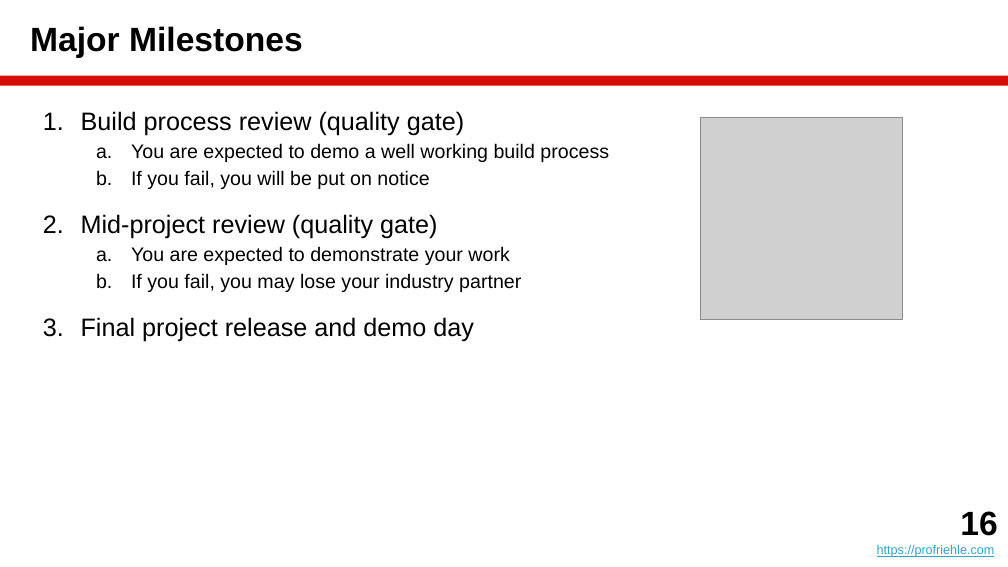
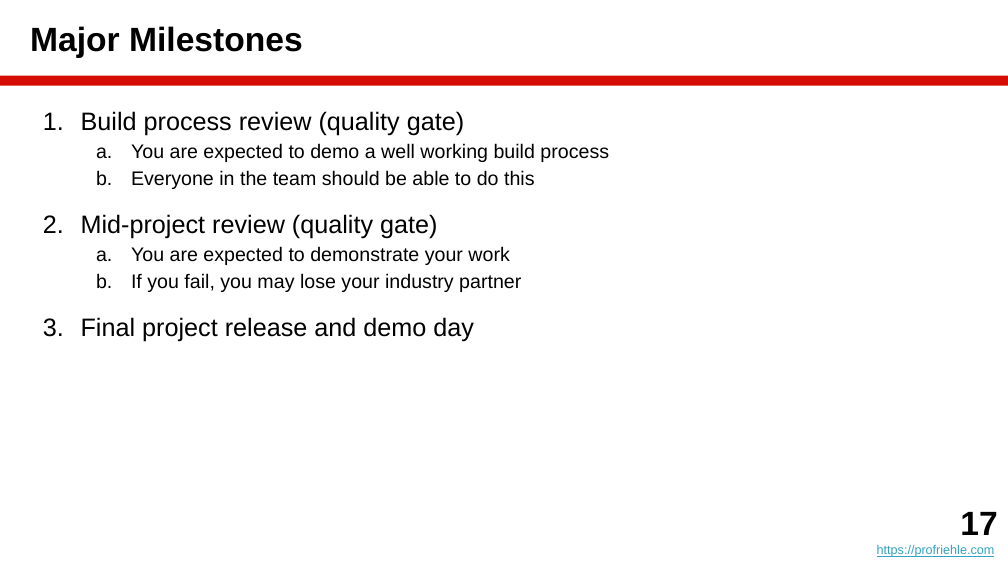
Before and after one commit to dirkriehle/amos-course, a slide deck: slide 17 of Lecture slides/AMOS A01 - Introduction.pptx (slide 16 before the commit). Drawn at 1008x567 pixels with LibreOffice and Linux fonts; fonts in the diff are those of the drawing; grey boxes stand for pictures. Boxes give left, top, right and bottom in pixels: in the first picture for what was removed or moved away, otherwise in the second. Text is boxed around its words. In the diff, an @@ line names an element or a change of style, - is before the commit and + after.

```diff
--- a/Lecture slides/AMOS A01 - Introduction.pptx
+++ b/Lecture slides/AMOS A01 - Introduction.pptx
@@ picture removed at <box>701,118,902,320</box> @@
@@ text at <box>131,170,535,189</box>: text changed @@
-  b. If you fail, you will be put on notice
+  b. Everyone in the team should be able to do this
@@ text at <box>960,512,997,535</box>: text changed @@
-16
+17
```
Also in this commit, not shown: 3 other slides changed, 1 slide added, 5 other files.
